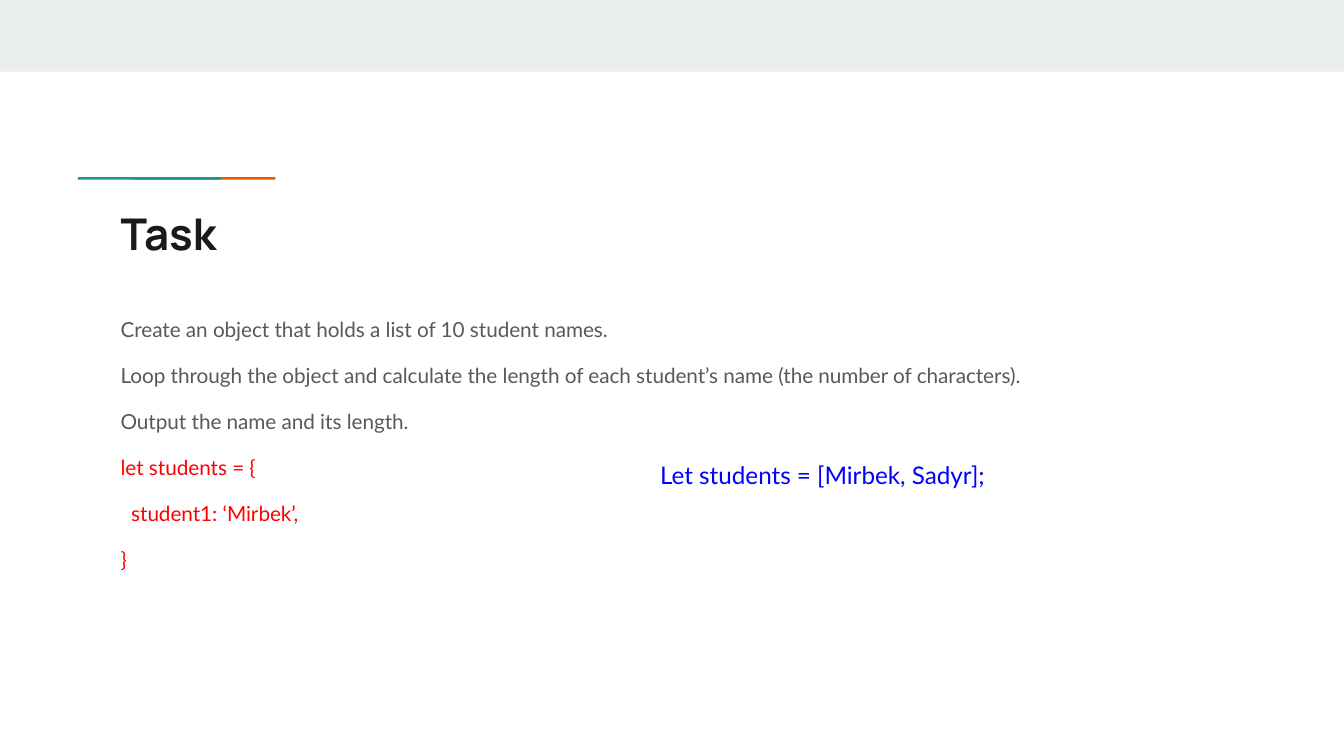
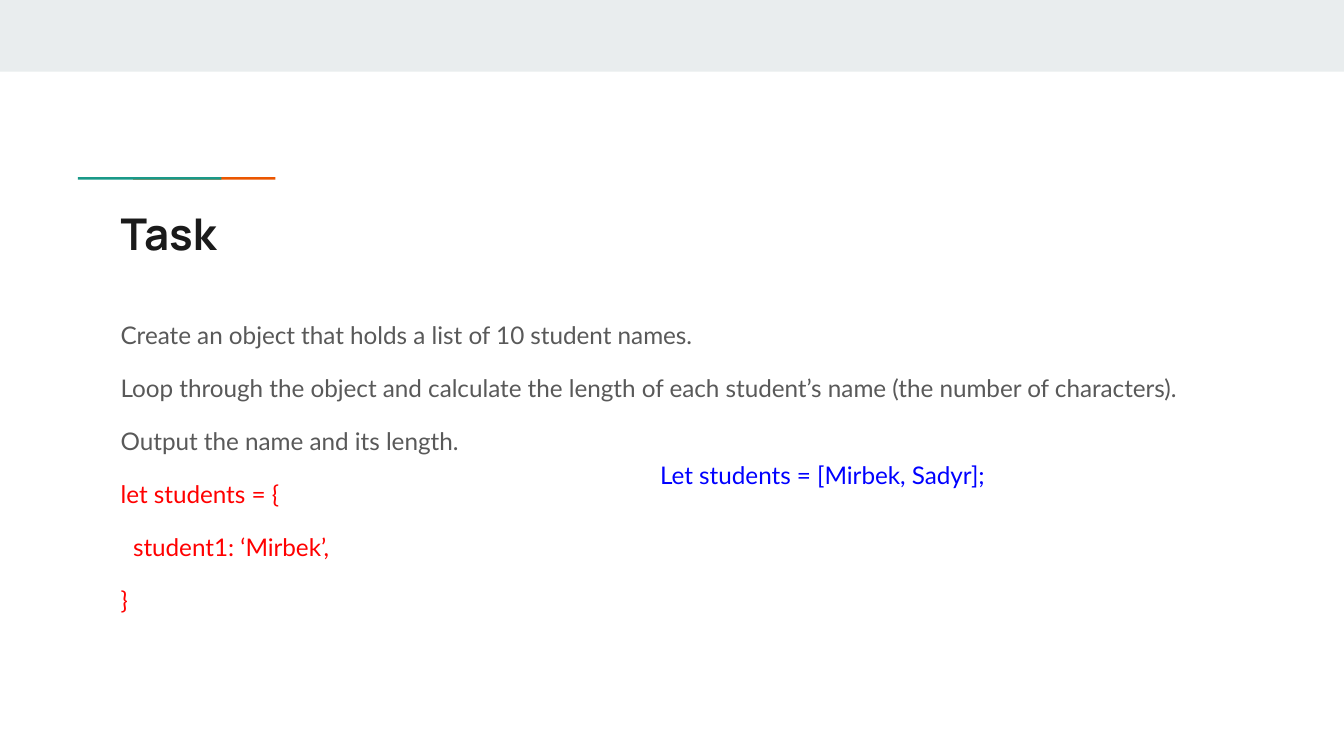
Before and after one commit to nsolaf1/bgu_web, a slide deck: slide 11 of Lesson_ 6 Data Structures_ Objects and Arrays (1).pptx (slide 10 before the commit). Drawn at 1344x756 pixels with LibreOffice and Linux fonts; fonts in the diff are those of the drawing. Boxes give left, top, right and bottom in pixels: in the first picture for what was removed or moved away, otherwise in the second. Text is boxed around its words. In the diff, an @@ line names an element or a change of style, - is before the commit and + after.

```diff
--- a/Lesson_ 6 Data Structures_ Objects and Arrays (1).pptx
+++ b/Lesson_ 6 Data Structures_ Objects and Arrays (1).pptx
@@ text "Create an object that holds ..." at (121, 326, 1177, 559): size 11.1 to 13 pt; line spacing 0.95 to 1.05 @@
```
Also in this commit, not shown: 2 other slides changed, 1 slide added, 4 other files.
